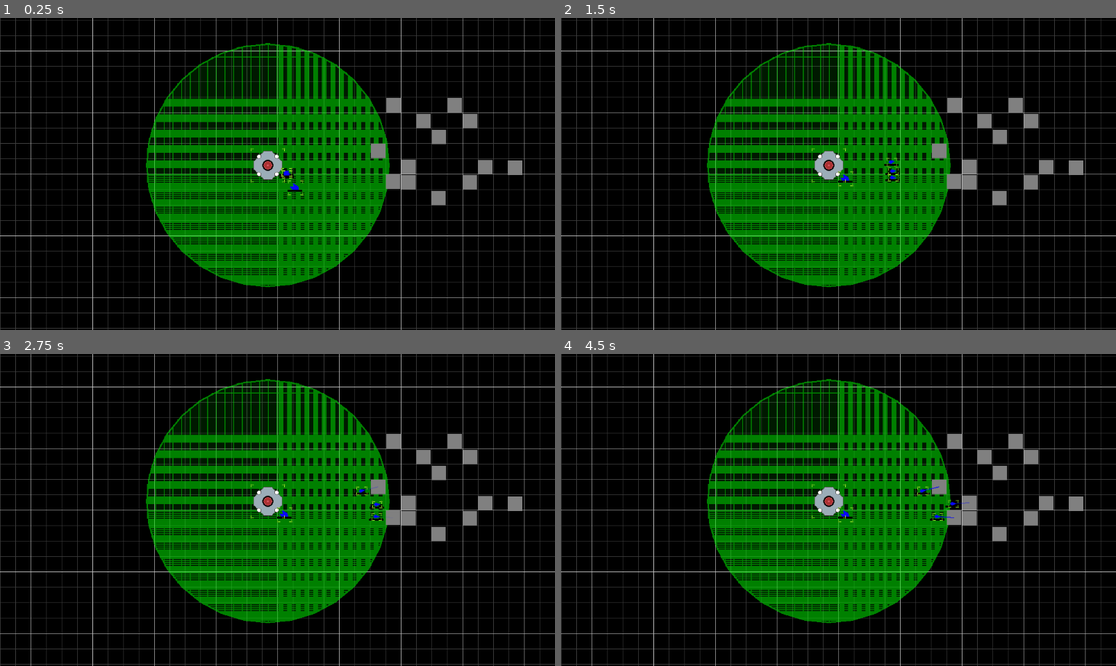
Above: before the commit, frames 1-4 (two rows, left to right).
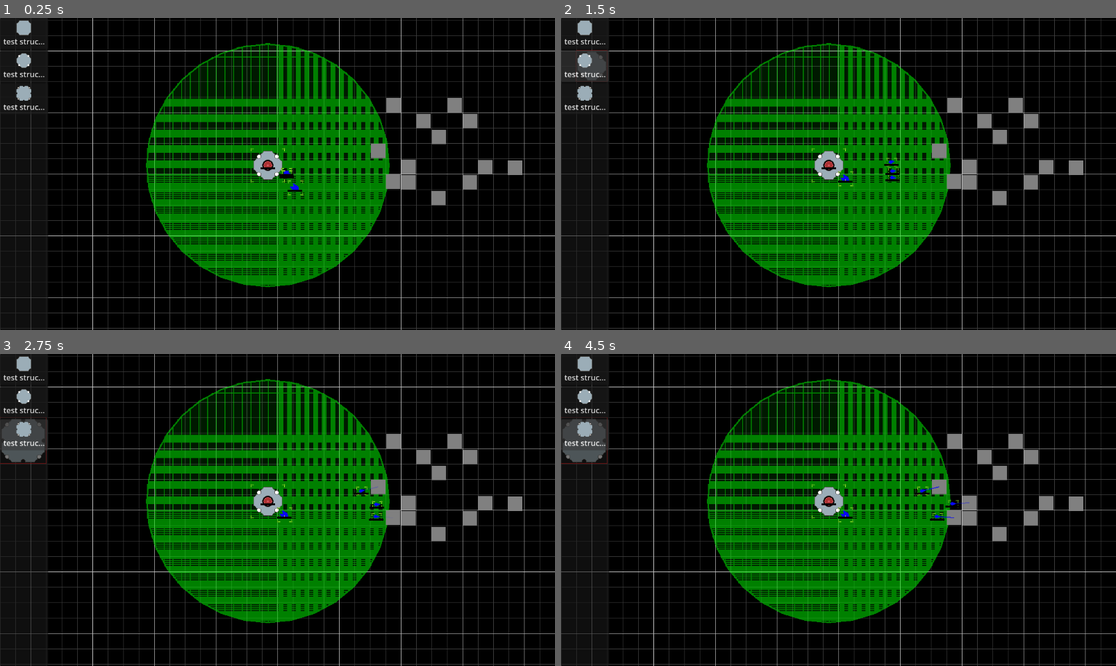
Above: after the commit, the same moments.

Repository: AtkinTC/space-industry-v4
Game: Godot game, scene res://game/test_scene.tscn
Same seed, same stepped clock (60 frames per second), same inputs: the game is played once before the commit and once after it.
Inputs (mouse positions are in pixels of both pictures, inside the frame that each line leads up to):
- Up to frame 1 (0.25 s): no input
- Up to frame 2 (1.5 s): click (583, 33) at 0.5 s, where only the run after the commit has a clickable "test struct small"; click (583, 64) at 1.25 s, where only the run after the commit has a clickable "test struct med"
- Up to frame 3 (2.75 s): click (22, 435) at 2 s, where only the run after the commit has a clickable "test struct large"
- Up to frame 4 (4.5 s): click (583, 369) at 2.75 s, where only the run after the commit has a clickable "test struct small"; click (583, 400) at 3.5 s, where only the run after the commit has a clickable "test struct med"; click (583, 435) at 4.25 s, where only the run after the commit has a clickable "test struct large"

The runs differ from the first frame. In frame 1, 0.9% of the frame differs, in the area x 0-53%, y 0-100%; in frame 2, 1.4%; in frame 3, 1.7%, in the area x 0-69%, y 0-100%; in frame 4, 1.7%.

Commit message:
add very basic player-controlled build placement system

Diff:
--- a/constants/constants.gd
+++ b/constants/constants.gd
@@ -2,7 +2,7 @@
 
 const KEY_POSITION := "position"
 const KEY_ROTATION := "rotation"
-const KEY_STRUCTURE_ID := "structure_id"
+const KEY_STRUCTURE_TYPE := "structure_type"
 const KEY_INVENTORY_CONTENTS := "inventory_contents"
 
 const GROUP_RESOURCE_NODE := "resource_node"
--- /dev/null
+++ b/game/build_control_layer.gd
@@ -0,0 +1,55 @@
+extends Node2D
+class_name BuildControlLayer
+
+var build_state := false
+var build_structure_def : StructureDefinition = null
+var build_ghost : BuildGhost = null
+
+var build_position := Vector2()
+
+func _ready() -> void:
+	GameState.register_build_control_layer(self)
+
+func _process(_delta: float) -> void:
+	if(build_state):
+		var mouse_pos := get_global_mouse_position()
+		var mouse_cell : Vector2 = round((mouse_pos - build_structure_def.get_bounding_rect().position) / (Constants.TILE_SIZE as Vector2))
+		build_position = mouse_cell * (Constants.TILE_SIZE as Vector2) + build_structure_def.get_bounding_rect().position
+		build_ghost.global_position = build_position
+
+func start_build_state(def : StructureDefinition):
+	if(def == null):
+		end_build_state()
+		return
+	if(build_state):
+		end_build_state()
+	build_structure_def = def
+	build_state = true
+
+	build_ghost = BuildGhost.new(build_structure_def)
+	add_child(build_ghost)
+
+func end_build_state():
+	build_structure_def = null
+	build_state = false
+	if(build_ghost != null):
+		build_ghost.queue_free()
+		build_ghost = null
+
+func confirm_build():
+	if(!build_state):
+		return
+	var build_params := {
+		Constants.KEY_STRUCTURE_TYPE : build_structure_def.entity_type,
+		Constants.KEY_POSITION : build_position
+	}
+	SignalBus.spawn_structure.emit(build_structure_def.construction_def.entity_type, build_params)
+	end_build_state()
+
+func _unhandled_input(event: InputEvent) -> void:
+	if(!build_state):
+		return
+	if(event.is_action_pressed("select-alt")):
+		end_build_state()
+	if(event.is_action_pressed("select")):
+		confirm_build()
--- /dev/null
+++ b/game/build_ghost.gd
@@ -0,0 +1,19 @@
+extends Sprite2D
+class_name BuildGhost
+
+var structure_def : StructureDefinition = null
+
+func _init(def : StructureDefinition) -> void:
+	structure_def = def
+
+func _ready() -> void:
+	assert(structure_def != null)
+	assert(structure_def.image != null)
+
+	texture = structure_def.image
+
+func _process(_delta: float) -> void:
+	queue_redraw()
+
+func _draw() -> void:
+	draw_rect(structure_def.get_bounding_rect(), Color.RED, false)
--- a/game/entity/entity_debug_display.gd
+++ b/game/entity/entity_debug_display.gd
@@ -6,9 +6,11 @@
 # Called when the node enters the scene tree for the first time.
 func _ready():
 	parent_entity = self.get_parent()
+	top_level = true
 
 # Called every frame. 'delta' is the elapsed time since the previous frame.
 func _process(_delta):
+	self.global_position = parent_entity.global_position
 	self.global_rotation = 0
 	queue_redraw()
 
--- a/game/entity/resource/structure_definition.gd
+++ b/game/entity/resource/structure_definition.gd
@@ -4,7 +4,7 @@
 @export var player_buildable : bool = false
 @export var dock_range : float = 50
 
-@export var construction_scene : PackedScene = null
+@export var construction_def : StructureDefinition = null
 
 const GRID_TOOL_NODE_NAME := "StructureGridTool"
 const GRID_TOOL_GRID_SIZE_PROP_NAME := "grid_size"
@@ -27,7 +27,11 @@
 			break
 
 	if(!grid_size_found):
-		print_debug("No grid_size property in scene, using default unit grid size.")
+		print_debug("No grid_size property in scene %s, using default unit grid size." % entity_type)
 
 	grid_size_checked = true
 	return grid_size
+
+func get_bounding_rect() -> Rect2:
+	var size := get_grid_size()
+	return Rect2(Constants.TILE_SIZE * -size/2.0, Constants.TILE_SIZE * size)
--- a/game/entity/structure/construction_site.gd
+++ b/game/entity/structure/construction_site.gd
@@ -1,7 +1,7 @@
 extends Structure
 class_name ConstructionSite
 
-@export var structure_id : String
+@export var structure_type : String
 
 #Override
 func _ready() -> void:
@@ -9,7 +9,7 @@
 	add_to_group(Constants.GROUP_CONSTRUCTION)
 
 	##DEBUG##
-	assert(structure_id != null && !structure_id.is_empty())
+	assert(structure_type != null && !structure_type.is_empty())
 	assert(get_construction_structure_definition() != null)
 	assert(!get_construction_cost().is_empty())
 	assert(has_inventory())
@@ -24,7 +24,7 @@
 #Override
 func setup_from_init_parameters() -> void:
 	super.setup_from_init_parameters()
-	structure_id = init_parameters.get(Constants.KEY_STRUCTURE_ID, structure_id)
+	structure_type = init_parameters.get(Constants.KEY_STRUCTURE_TYPE, structure_type)
 
 #Override
 func setup_inventory() -> void:
@@ -37,7 +37,7 @@
 		complete_construction()
 
 func get_construction_structure_definition() -> StructureDefinition:
-	return EntityDefs.get_structure_definition(structure_id)
+	return EntityDefs.get_structure_definition(structure_type)
 
 func get_construction_cost() -> Dictionary:
 	return get_construction_structure_definition().construction_cost
@@ -68,5 +68,5 @@
 		Constants.KEY_INVENTORY_CONTENTS : remaining_contents
 	}
 
-	SignalBus.spawn_structure.emit(structure_id, spawn_params)
+	SignalBus.spawn_structure.emit(structure_type, spawn_params)
 	queue_free()
--- a/game/entity/structure/construction_site_1x1.tscn
+++ b/game/entity/structure/construction_site_1x1.tscn
@@ -4,11 +4,11 @@
 [ext_resource type="Script" path="res://game/entity/entity_debug_display.gd" id="2_rooq3"]
 
 [sub_resource type="CircleShape2D" id="CircleShape2D_o07nr"]
-radius = 14.0
+radius = 16.0
 
 [node name="ConstructionSite1x1" type="Area2D"]
 script = ExtResource("1_3faii")
-structure_id = "test_structure_1x1"
+structure_type = "test_structure_1x1"
 default_entity_type = "construction_site_1x1"
 
 [node name="CollisionShape2D" type="CollisionShape2D" parent="."]
--- a/game/entity/structure/construction_site_2x2.tscn
+++ b/game/entity/structure/construction_site_2x2.tscn
@@ -8,7 +8,7 @@
 
 [node name="ConstructionSite2x2" type="Area2D"]
 script = ExtResource("1_nbahm")
-structure_id = "test_structure_2x2"
+structure_type = "test_structure_2x2"
 default_entity_type = "construction_site_2x2"
 
 [node name="CollisionShape2D" type="CollisionShape2D" parent="."]
--- /dev/null
+++ b/game/entity/structure/construction_site_3x3.tscn
@@ -0,0 +1,21 @@
+[gd_scene load_steps=4 format=3 uid="uid://b1dmup56e23sl"]
+
+[ext_resource type="Script" path="res://game/entity/structure/construction_site.gd" id="1_6g38s"]
+[ext_resource type="Script" path="res://game/entity/entity_debug_display.gd" id="2_rwbf2"]
+
+[sub_resource type="CircleShape2D" id="CircleShape2D_j071k"]
+radius = 46.0
+
+[node name="ConstructionSite3x3" type="Area2D"]
+script = ExtResource("1_6g38s")
+structure_type = "test_structure_3x3"
+default_entity_type = "construction_site_3x3"
+
+[node name="CollisionShape2D" type="CollisionShape2D" parent="."]
+shape = SubResource("CircleShape2D_j071k")
+
+[node name="Polygon2D" type="Polygon2D" parent="."]
+polygon = PackedVector2Array(0, -46, 46, 0, 0, 46, -46, 0)
+
+[node name="EntityDebugDisplay" type="Node2D" parent="."]
+script = ExtResource("2_rwbf2")
--- a/game/entity/structure/station_core.tscn
+++ b/game/entity/structure/station_core.tscn
@@ -12,6 +12,9 @@
 script = ExtResource("1_wf8uc")
 is_depot = true
 
+[node name="Sprite2D" type="Sprite2D" parent="."]
+texture = ExtResource("4_2yl0q")
+
 [node name="CollisionShape2D" type="CollisionShape2D" parent="."]
 shape = SubResource("CircleShape2D_0dicr")
 
@@ -21,6 +24,3 @@
 [node name="StructureGridTool" type="Node2D" parent="."]
 script = ExtResource("3_6xue6")
 grid_size = Vector2i(2, 2)
-
-[node name="Sprite2D" type="Sprite2D" parent="."]
-texture = ExtResource("4_2yl0q")
--- a/game/entity/structure/structure_grid_tool.gd
+++ b/game/entity/structure/structure_grid_tool.gd
@@ -2,7 +2,7 @@
 extends Node2D
 class_name StructureGridTool
 
-@export var grid_size := Vector2i(1,1) : set = set_grid_size
+@export var grid_size := Vector2i(0,0) : set = set_grid_size
 
 var top_left : Vector2
 
--- a/game/entity/structure/test_structure_1x1.tscn
+++ b/game/entity/structure/test_structure_1x1.tscn
@@ -11,6 +11,9 @@
 [node name="TestStructure1x1" type="Area2D"]
 script = ExtResource("1_7igka")
 
+[node name="Sprite2D" type="Sprite2D" parent="."]
+texture = ExtResource("4_ay5fx")
+
 [node name="CollisionShape2D" type="CollisionShape2D" parent="."]
 shape = SubResource("CircleShape2D_4uq5v")
 
@@ -19,6 +22,4 @@
 
 [node name="StructureGridTool" type="Node2D" parent="."]
 script = ExtResource("3_bmh3h")
-
-[node name="Sprite2D" type="Sprite2D" parent="."]
-texture = ExtResource("4_ay5fx")
+grid_size = Vector2i(1, 1)
--- a/game/entity/structure/test_structure_2x2.tscn
+++ b/game/entity/structure/test_structure_2x2.tscn
@@ -11,6 +11,9 @@
 [node name="TestStructure2x2" type="Area2D"]
 script = ExtResource("1_4f76t")
 
+[node name="Sprite2D" type="Sprite2D" parent="."]
+texture = ExtResource("4_k10jo")
+
 [node name="CollisionShape2D" type="CollisionShape2D" parent="."]
 shape = SubResource("CircleShape2D_vv7dl")
 
@@ -20,6 +23,3 @@
 [node name="StructureGridTool" type="Node2D" parent="."]
 script = ExtResource("3_20pgd")
 grid_size = Vector2i(2, 2)
-
-[node name="Sprite2D" type="Sprite2D" parent="."]
-texture = ExtResource("4_k10jo")
--- /dev/null
+++ b/game/entity/structure/test_structure_3x3.tscn
@@ -0,0 +1,25 @@
+[gd_scene load_steps=6 format=3 uid="uid://darkcar7wgv0o"]
+
+[ext_resource type="Script" path="res://game/entity/structure/structure.gd" id="1_c3uli"]
+[ext_resource type="Texture2D" uid="uid://dpy6bipk23oyw" path="res://assets/sprites/example_structure_96x96.png" id="2_42adh"]
+[ext_resource type="Script" path="res://game/entity/entity_debug_display.gd" id="3_5g36n"]
+[ext_resource type="Script" path="res://game/entity/structure/structure_grid_tool.gd" id="4_823ct"]
+
+[sub_resource type="CircleShape2D" id="CircleShape2D_vv7dl"]
+radius = 46.0
+
+[node name="TestStructure3x3" type="Area2D"]
+script = ExtResource("1_c3uli")
+
+[node name="Sprite2D" type="Sprite2D" parent="."]
+texture = ExtResource("2_42adh")
+
+[node name="CollisionShape2D" type="CollisionShape2D" parent="."]
+shape = SubResource("CircleShape2D_vv7dl")
+
+[node name="EntityDebugDisplay" type="Node2D" parent="."]
+script = ExtResource("3_5g36n")
+
+[node name="StructureGridTool" type="Node2D" parent="."]
+script = ExtResource("4_823ct")
+grid_size = Vector2i(3, 3)
--- a/game/test_scene.tscn
+++ b/game/test_scene.tscn
@@ -1,16 +1,18 @@
-[gd_scene load_steps=14 format=3 uid="uid://lqf5gy55eirv"]
+[gd_scene load_steps=16 format=3 uid="uid://lqf5gy55eirv"]
 
 [ext_resource type="Shader" path="res://resources/shaders/grid.gdshader" id="1_lnwkc"]
 [ext_resource type="Script" path="res://game/test_scene.gd" id="1_ri3n2"]
 [ext_resource type="Texture2D" uid="uid://d4cd7gowjm2dq" path="res://assets/sprites/black.png" id="2_4g3ld"]
+[ext_resource type="Script" path="res://game/ui/structure_build_menu.gd" id="2_yft4b"]
 [ext_resource type="Script" path="res://game/background/background_grid.gd" id="3_apepi"]
 [ext_resource type="PackedScene" uid="uid://dsl7crppb7ut5" path="res://game/objects/asteroid_iron.tscn" id="4_3tfyi"]
 [ext_resource type="Shader" path="res://resources/shaders/canvas_group_area.gdshader" id="5_b2sve"]
 [ext_resource type="Script" path="res://game/influence_canvas.gd" id="5_w38rg"]
 [ext_resource type="Script" path="res://game/structures_parent_node.gd" id="8_6hhf1"]
-[ext_resource type="PackedScene" uid="uid://co8g67bnh8fcs" path="res://game/entity/structure/structure.tscn" id="9_0ltkj"]
+[ext_resource type="PackedScene" uid="uid://co8g67bnh8fcs" path="res://game/entity/structure/station_core.tscn" id="9_0ltkj"]
 [ext_resource type="Script" path="res://game/ships_parent_node.gd" id="12_t0iog"]
 [ext_resource type="Script" path="res://game/entity/selection_areas_layer.gd" id="15_5qeme"]
+[ext_resource type="Script" path="res://game/build_control_layer.gd" id="15_rs7lq"]
 
 [sub_resource type="ShaderMaterial" id="ShaderMaterial_hglpe"]
 shader = ExtResource("1_lnwkc")
@@ -30,6 +32,39 @@
 
 [node name="TestScene" type="Node2D"]
 script = ExtResource("1_ri3n2")
+
+[node name="CanvasLayer" type="CanvasLayer" parent="."]
+
+[node name="Control" type="Control" parent="CanvasLayer"]
+layout_mode = 3
+anchors_preset = 15
+anchor_right = 1.0
+anchor_bottom = 1.0
+grow_horizontal = 2
+grow_vertical = 2
+mouse_filter = 2
+
+[node name="HBoxContainer" type="HBoxContainer" parent="CanvasLayer/Control"]
+layout_mode = 1
+anchors_preset = 15
+anchor_right = 1.0
+anchor_bottom = 1.0
+grow_horizontal = 2
+grow_vertical = 2
+mouse_filter = 2
+
+[node name="LeftPanel" type="Panel" parent="CanvasLayer/Control/HBoxContainer"]
+custom_minimum_size = Vector2(100, 0)
+layout_mode = 2
+
+[node name="StructureBuildMenu" type="VBoxContainer" parent="CanvasLayer/Control/HBoxContainer/LeftPanel"]
+layout_mode = 1
+anchors_preset = 15
+anchor_right = 1.0
+anchor_bottom = 1.0
+grow_horizontal = 2
+grow_vertical = 2
+script = ExtResource("2_yft4b")
 
 [node name="Camera2D" type="Camera2D" parent="."]
 
@@ -88,7 +123,7 @@
 [node name="StructuresParentNode" type="Node2D" parent="."]
 script = ExtResource("8_6hhf1")
 
-[node name="Structure" parent="StructuresParentNode" instance=ExtResource("9_0ltkj")]
+[node name="StationCore" parent="StructuresParentNode" instance=ExtResource("9_0ltkj")]
 position = Vector2(-20, -18)
 default_entity_type = "station_core_001"
 
@@ -97,3 +132,6 @@
 
 [node name="SelectionAreasLayer" type="Node2D" parent="."]
 script = ExtResource("15_5qeme")
+
+[node name="BuildControlLayer" type="Node2D" parent="."]
+script = ExtResource("15_rs7lq")
--- /dev/null
+++ b/game/ui/structure_build_button.gd
@@ -0,0 +1,40 @@
+@tool
+extends Button
+class_name StructureBuildButton
+
+@export var structure_def : StructureDefinition : set = set_structure_def
+
+# Called when the node enters the scene tree for the first time.
+func _ready() -> void:
+	alignment = HORIZONTAL_ALIGNMENT_CENTER
+	text_overrun_behavior = TextServer.OVERRUN_TRIM_ELLIPSIS
+	clip_text = true
+
+	icon_alignment = HORIZONTAL_ALIGNMENT_CENTER
+	vertical_icon_alignment = VERTICAL_ALIGNMENT_TOP
+	expand_icon = true
+
+	custom_minimum_size = Vector2(64, 64)
+	size_flags_horizontal = Control.SIZE_FILL
+	size_flags_vertical = Control.SIZE_SHRINK_BEGIN
+
+	focus_mode = Control.FOCUS_NONE
+
+	pressed.connect(_on_pressed)
+
+	setup()
+
+func set_structure_def(def : StructureDefinition) -> void:
+	structure_def = def
+	setup()
+
+func setup() -> void:
+	if(structure_def == null):
+		text = ""
+		icon = null
+		return
+	text = structure_def.display_name
+	icon = structure_def.image
+
+func _on_pressed() -> void:
+	GameState.trigger_build_state.emit(structure_def)
--- /dev/null
+++ b/game/ui/structure_build_menu.gd
@@ -0,0 +1,9 @@
+extends Control
+class_name StructureBuildMenu
+
+func _ready() -> void:
+	for def in EntityDefs.get_structure_definitions():
+		if(def.player_buildable):
+			var button := StructureBuildButton.new()
+			button.structure_def = def
+			add_child(button)
--- a/project.godot
+++ b/project.godot
@@ -23,6 +23,20 @@
 EntityDefs="*res://singleton/entity_defs.gd"
 InfluenceManger="*res://singleton/influence_manger.gd"
 EntityManager="*res://singleton/entity_manager.gd"
+GameState="*res://singleton/game_state.gd"
+
+[input]
+
+select={
+"deadzone": 0.5,
+"events": [Object(InputEventMouseButton,"resource_local_to_scene":false,"resource_name":"","device":-1,"window_id":0,"alt_pressed":false,"shift_pressed":false,"ctrl_pressed":false,"meta_pressed":false,"button_mask":1,"position":Vector2(139, 5),"global_position":Vector2(143, 48),"factor":1.0,"button_index":1,"canceled":false,"pressed":true,"double_click":false,"script":null)
+]
+}
+select-alt={
+"deadzone": 0.5,
+"events": [Object(InputEventMouseButton,"resource_local_to_scene":false,"resource_name":"","device":-1,"window_id":0,"alt_pressed":false,"shift_pressed":false,"ctrl_pressed":false,"meta_pressed":false,"button_mask":2,"position":Vector2(118, 17),"global_position":Vector2(122, 60),"factor":1.0,"button_index":2,"canceled":false,"pressed":true,"double_click":false,"script":null)
+]
+}
 
 [rendering]
 
--- a/resources/entity_definitions/structure_definitions/construction_site_1x1.tres
+++ b/resources/entity_definitions/structure_definitions/construction_site_1x1.tres
@@ -5,7 +5,9 @@
 
 [resource]
 script = ExtResource("2_h8j0m")
+player_buildable = false
 dock_range = 50.0
+display_name = "construction site small"
 entity_type = "construction_site_1x1"
 scene = ExtResource("1_pevwe")
 base_inventory_capacity = -1
--- a/resources/entity_definitions/structure_definitions/construction_site_2x2.tres
+++ b/resources/entity_definitions/structure_definitions/construction_site_2x2.tres
@@ -5,7 +5,9 @@
 
 [resource]
 script = ExtResource("2_q8tas")
+player_buildable = false
 dock_range = 50.0
+display_name = "construction site med"
 entity_type = "construction_site_2x2"
 scene = ExtResource("1_lb3u4")
 base_inventory_capacity = -1
--- /dev/null
+++ b/resources/entity_definitions/structure_definitions/construction_site_3x3.tres
@@ -0,0 +1,15 @@
+[gd_resource type="Resource" script_class="StructureDefinition" load_steps=3 format=3 uid="uid://nh5qja2edpaw"]
+
+[ext_resource type="PackedScene" uid="uid://b1dmup56e23sl" path="res://game/entity/structure/construction_site_3x3.tscn" id="1_r3vme"]
+[ext_resource type="Script" path="res://game/entity/resource/structure_definition.gd" id="2_8y808"]
+
+[resource]
+script = ExtResource("2_8y808")
+player_buildable = false
+dock_range = 50.0
+display_name = "construction site large"
+entity_type = "construction_site_3x3"
+scene = ExtResource("1_r3vme")
+base_inventory_capacity = -1
+construction_cost = {}
+influence_radius = -1.0
--- a/resources/entity_definitions/structure_definitions/station_core_001.tres
+++ b/resources/entity_definitions/structure_definitions/station_core_001.tres
@@ -1,12 +1,16 @@
-[gd_resource type="Resource" script_class="StructureDefinition" load_steps=4 format=3 uid="uid://db05x42u1t7ce"]
+[gd_resource type="Resource" script_class="StructureDefinition" load_steps=5 format=3 uid="uid://db05x42u1t7ce"]
 
 [ext_resource type="PackedScene" uid="uid://co8g67bnh8fcs" path="res://game/entity/structure/station_core.tscn" id="1_01qrh"]
+[ext_resource type="Resource" uid="uid://bofbncnqosvrh" path="res://resources/entity_definitions/structure_definitions/construction_site_2x2.tres" id="1_gux64"]
 [ext_resource type="Texture2D" uid="uid://cgaulx604qncm" path="res://assets/sprites/station_core_64x64.png" id="1_ua4bs"]
 [ext_resource type="Script" path="res://game/entity/resource/structure_definition.gd" id="2_8ixjl"]
 
 [resource]
 script = ExtResource("2_8ixjl")
+player_buildable = false
 dock_range = 50.0
+construction_def = ExtResource("1_gux64")
+display_name = "station core 1"
 entity_type = "station_core_001"
 scene = ExtResource("1_01qrh")
 base_inventory_capacity = 100
--- a/resources/entity_definitions/structure_definitions/test_structure_1x1.tres
+++ b/resources/entity_definitions/structure_definitions/test_structure_1x1.tres
@@ -2,20 +2,20 @@
 
 [ext_resource type="Texture2D" uid="uid://c4obl14nmxfx3" path="res://assets/sprites/example_structure_32x32.png" id="1_arev2"]
 [ext_resource type="PackedScene" uid="uid://dw8ounvht5n8h" path="res://game/entity/structure/test_structure_1x1.tscn" id="1_cb2l7"]
-[ext_resource type="PackedScene" uid="uid://ctlwh0snxejfy" path="res://game/entity/structure/construction_site_1x1.tscn" id="1_hjr6v"]
+[ext_resource type="Resource" uid="uid://413qpoqrcou6" path="res://resources/entity_definitions/structure_definitions/construction_site_1x1.tres" id="1_vu4qs"]
 [ext_resource type="Script" path="res://game/entity/resource/structure_definition.gd" id="2_cpt5o"]
 
 [resource]
 script = ExtResource("2_cpt5o")
 player_buildable = true
 dock_range = 50.0
-construction_scene = ExtResource("1_hjr6v")
+construction_def = ExtResource("1_vu4qs")
 display_name = "test struct small"
 entity_type = "test_structure_1x1"
 scene = ExtResource("1_cb2l7")
 base_inventory_capacity = -1
 construction_cost = {
-"iron_ore": 12
+"iron_ore": 4
 }
 influence_radius = 150.0
 image = ExtResource("1_arev2")
--- a/resources/entity_definitions/structure_definitions/test_structure_2x2.tres
+++ b/resources/entity_definitions/structure_definitions/test_structure_2x2.tres
@@ -1,7 +1,7 @@
 [gd_resource type="Resource" script_class="StructureDefinition" load_steps=5 format=3 uid="uid://cmr3l8xvnajxv"]
 
 [ext_resource type="Texture2D" uid="uid://c6shr7kqnuvh6" path="res://assets/sprites/example_structure_64x64.png" id="1_db8iq"]
-[ext_resource type="PackedScene" uid="uid://f5tgpd66v4k" path="res://game/entity/structure/construction_site_2x2.tscn" id="1_l2kp3"]
+[ext_resource type="Resource" uid="uid://bofbncnqosvrh" path="res://resources/entity_definitions/structure_definitions/construction_site_2x2.tres" id="1_n1bp5"]
 [ext_resource type="PackedScene" uid="uid://bn0rhns4rhap4" path="res://game/entity/structure/test_structure_2x2.tscn" id="1_ypcat"]
 [ext_resource type="Script" path="res://game/entity/resource/structure_definition.gd" id="2_uwpey"]
 
@@ -9,13 +9,13 @@
 script = ExtResource("2_uwpey")
 player_buildable = true
 dock_range = 50.0
-construction_scene = ExtResource("1_l2kp3")
+construction_def = ExtResource("1_n1bp5")
 display_name = "test struct med"
 entity_type = "test_structure_2x2"
 scene = ExtResource("1_ypcat")
 base_inventory_capacity = -1
 construction_cost = {
-"iron_ore": 3
+"iron_ore": 12
 }
 influence_radius = 200.0
 image = ExtResource("1_db8iq")
--- /dev/null
+++ b/resources/entity_definitions/structure_definitions/test_structure_3x3.tres
@@ -0,0 +1,21 @@
+[gd_resource type="Resource" script_class="StructureDefinition" load_steps=5 format=3 uid="uid://dxxox0v7wav78"]
+
+[ext_resource type="Resource" uid="uid://nh5qja2edpaw" path="res://resources/entity_definitions/structure_definitions/construction_site_3x3.tres" id="1_jahbx"]
+[ext_resource type="PackedScene" uid="uid://darkcar7wgv0o" path="res://game/entity/structure/test_structure_3x3.tscn" id="2_6ltxw"]
+[ext_resource type="Texture2D" uid="uid://dpy6bipk23oyw" path="res://assets/sprites/example_structure_96x96.png" id="2_erum0"]
+[ext_resource type="Script" path="res://game/entity/resource/structure_definition.gd" id="4_626fa"]
+
+[resource]
+script = ExtResource("4_626fa")
+player_buildable = true
+dock_range = 100.0
+construction_def = ExtResource("1_jahbx")
+display_name = "test struct large"
+entity_type = "test_structure_3x3"
+scene = ExtResource("2_6ltxw")
+base_inventory_capacity = -1
+construction_cost = {
+"iron_ore": 24
+}
+influence_radius = 250.0
+image = ExtResource("2_erum0")
--- a/singleton/game_state.gd
+++ b/singleton/game_state.gd
@@ -1,4 +1,18 @@
 extends Node
 # Singleton GameState
 
+signal trigger_build_state(structure_def : StructureDefinition)
+
 var mining_drone_type : String = "mining_drone_001"
+
+var build_control_layer : BuildControlLayer = null
+
+func _ready() -> void:
+	trigger_build_state.connect(start_build_state)
+
+func register_build_control_layer(layer : BuildControlLayer) -> void:
+	build_control_layer = layer
+
+func start_build_state(structure_def : StructureDefinition) -> void:
+	if(build_control_layer != null):
+		build_control_layer.start_build_state(structure_def)
Binary file added: assets/sprites/example_structure_96x96.png
